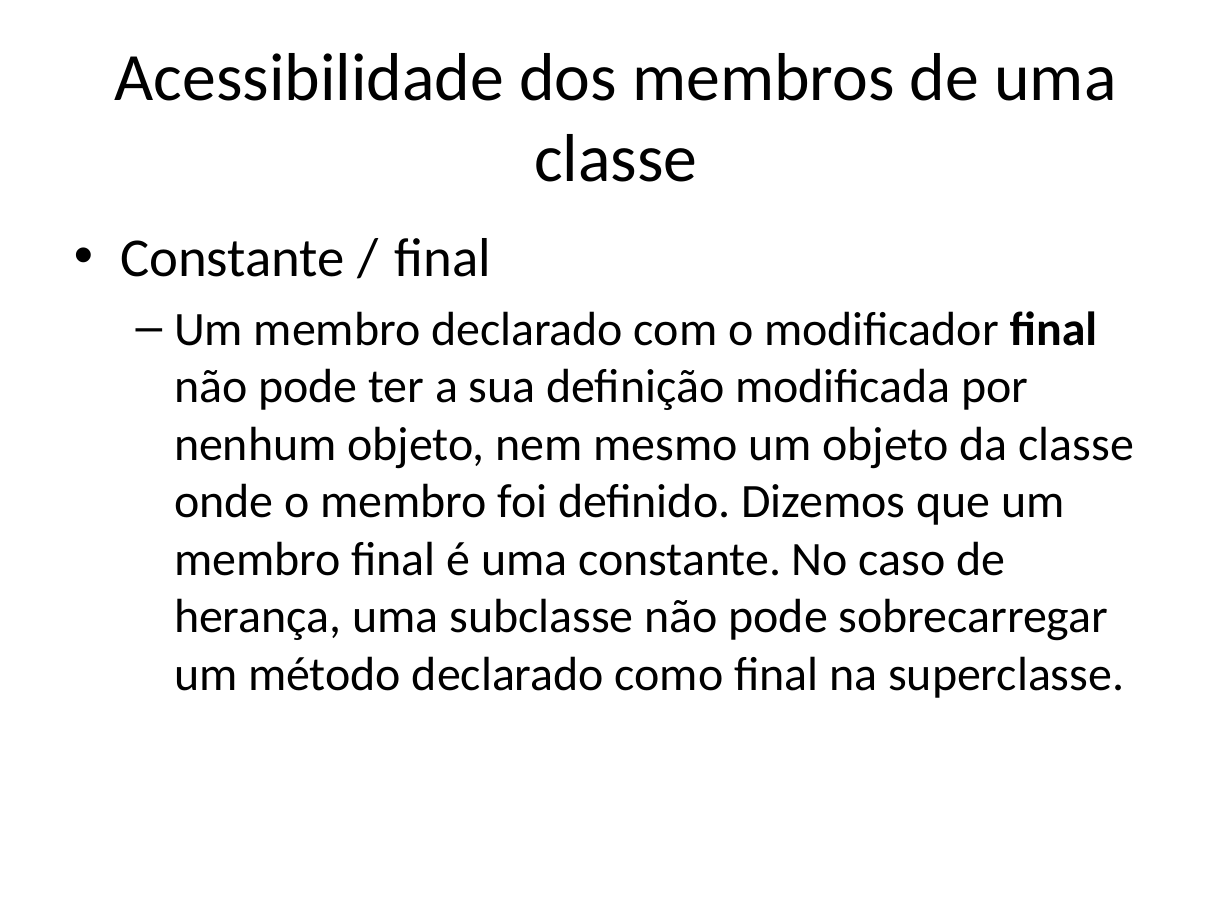
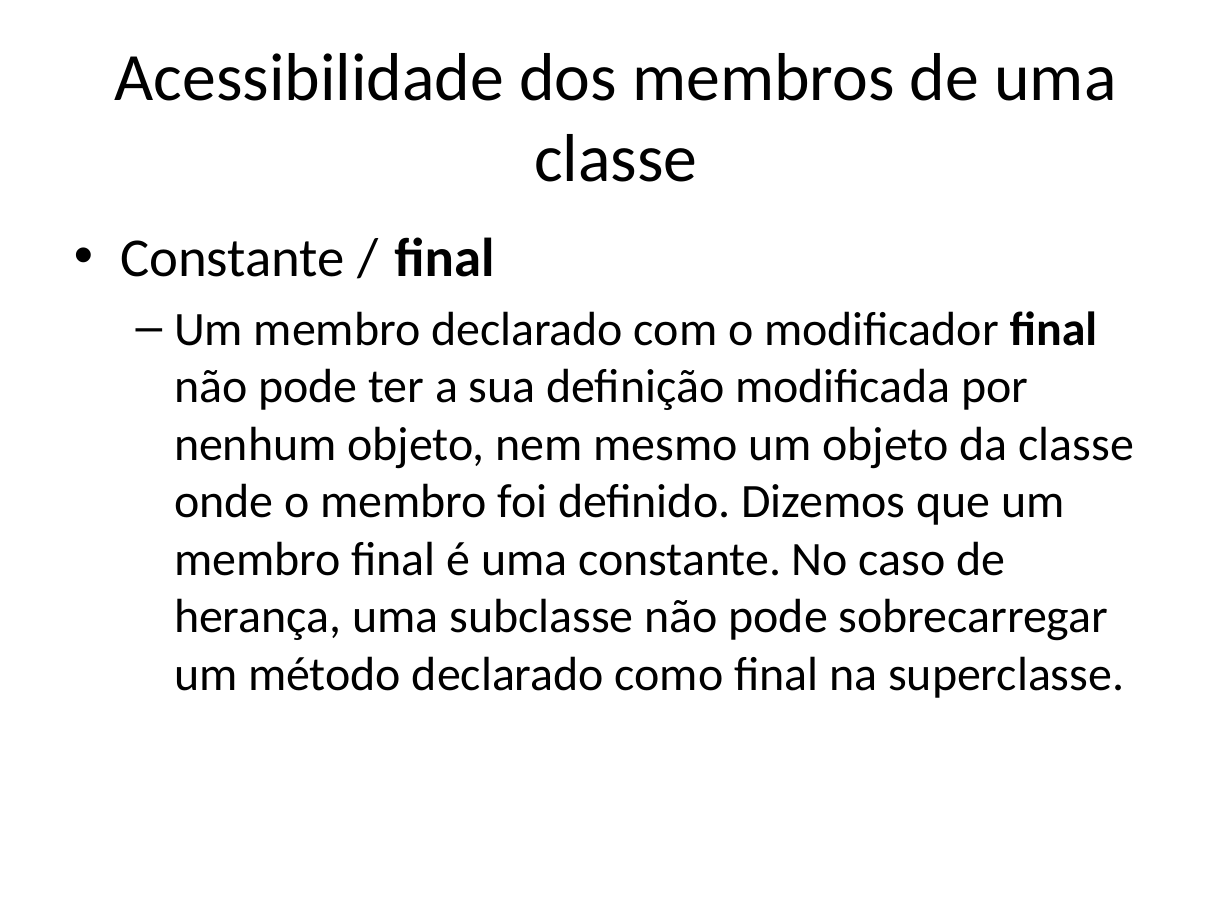
Before and after one commit to renanlessa/CursoJava, a slide deck: slide 40 of Documentos/Orientação a Objetos.pptx (slide 36 before the commit). Drawn at 1232x924 pixels with LibreOffice and Linux fonts; fonts in the diff are those of the drawing. Boxes give left, top, right and bottom in pixels: in the first picture for what was removed or moved away, otherwise in the second. Text is boxed around its words. In the diff, an @@ line names an element or a change of style, - is before the commit and + after.

```diff
--- a/Documentos/Orientação a Objetos.pptx
+++ b/Documentos/Orientação a Objetos.pptx
@@ text at [120,237,494,277]: bold on in "final" @@
```
Also in this commit, not shown: 9 slides added.
